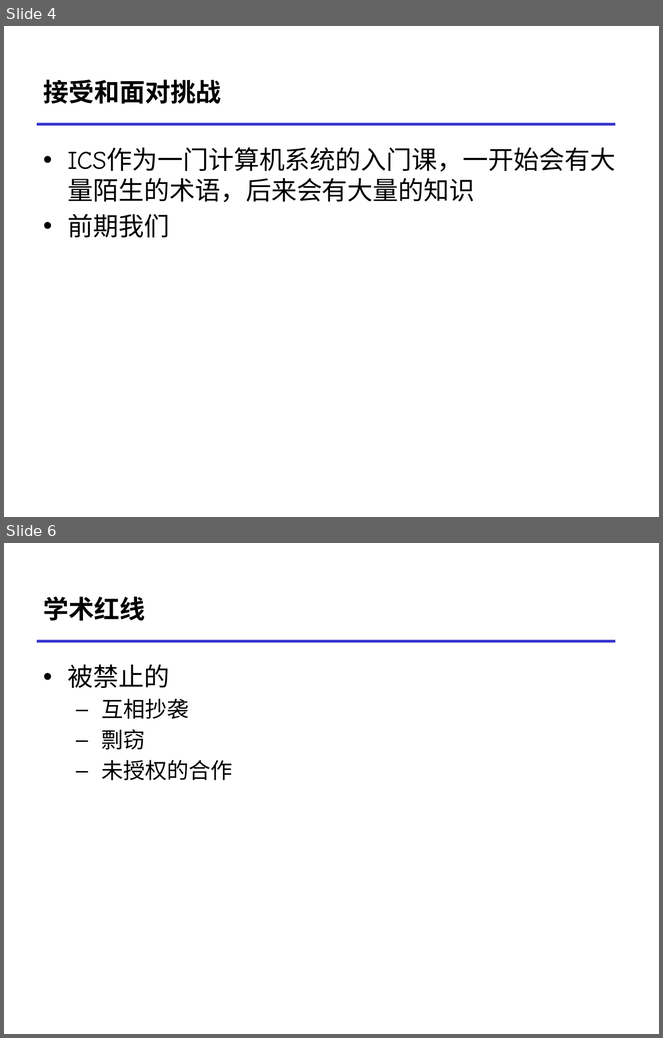
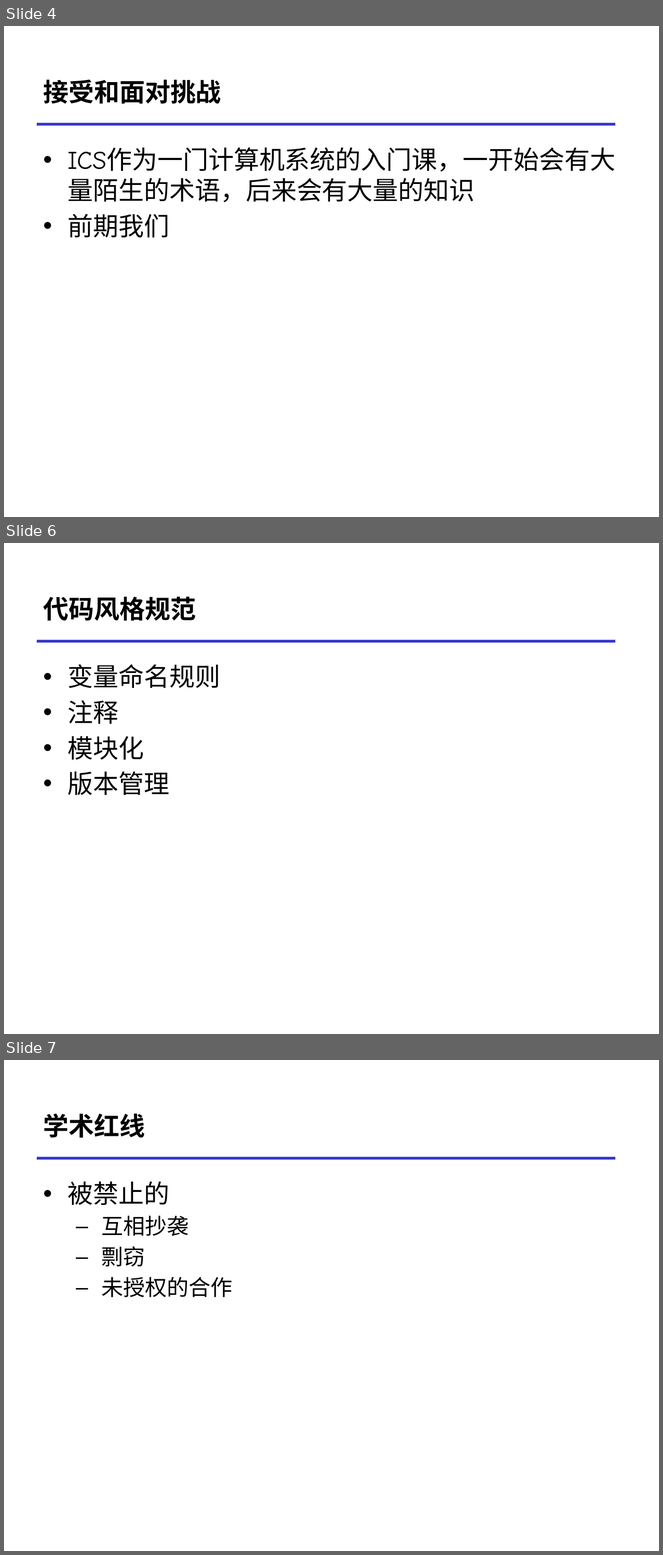
Before and after one commit to RUCICS/ICS1-2024-Preparation, a slide deck: proposal-prelab.pptx. Shown one above the other, each under a label of ours: slides 4 and 6 before the commit, slides 4, 6 and 7 after it; the slides between them are not shown. The pictures are 663x1038 and 663x1555 pixels, drawn with LibreOffice and Linux fonts; fonts in the diff are those of the drawing. Boxes give left, top, right and bottom in pixels: in the first picture for what was removed or moved away, otherwise in the second. Text is boxed around its words. In the diff, an @@ line names an element or a change of style, - is before the commit and + after.

```diff
--- a/proposal-prelab.pptx
+++ b/proposal-prelab.pptx
@@ slide 6 added at (4,543,659,1034), background #FFFFFF; not listed: 1 template element that a slide beside it also shows @@
@@ title added at (43,597,196,621), 28 pt, text #000000, bold @@
+代码风格规范
@@ text added at (68,664,221,795), 28 pt, text #000000 @@
+• 变量命名规则
+• 注释
+• 模块化
+• 版本管理
@@ what was slide 6 is now slide 7 @@
```
Also in this commit, not shown: 3 slides changed.
